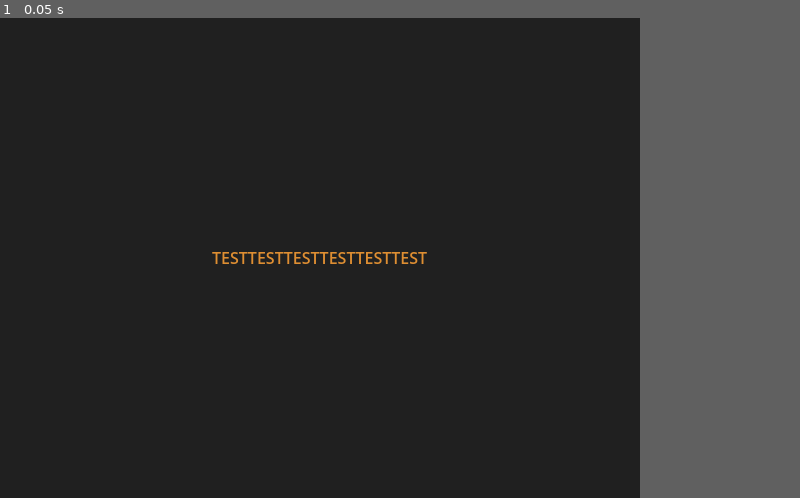
Above: before the commit, frame 1.
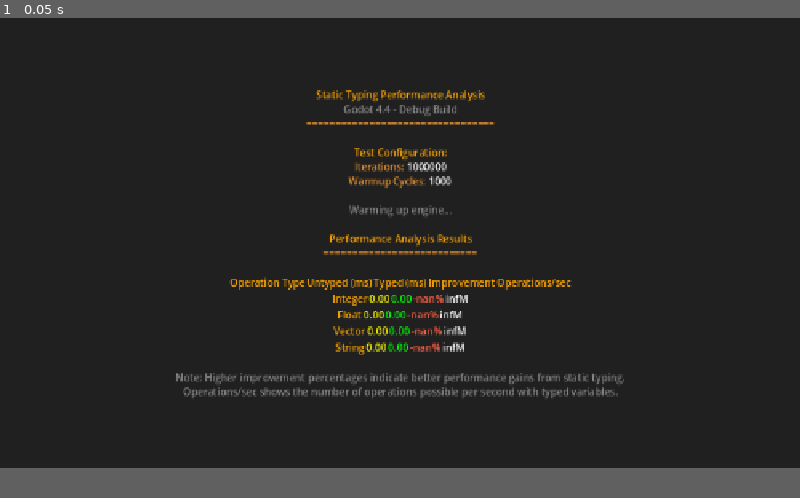
Above: after the commit, the same moment.

Repository: Lost-Rabbit-Digital/static_type_performance_example
Game: Godot game, scene res://main.tscn
Two runs of this game, one before a commit and one after it. Both use one fixed random seed, a clock stepped at 60 frames per second and the inputs below.
Inputs:
- Up to frame 1 (0.05 s): no input
In our replay, the window is 640x480 before the commit and 800x450 after it. These sizes can differ from the game's own. Grey fills any space a smaller window leaves; there, only what the larger window draws over its background counts as a difference.

The runs differ from the first frame. In frame 1, 3.9% of the frame differs, in the area x 22-78%, y 15-80%.

Commit message:
Adding the performance tests

Diff:
--- /dev/null
+++ b/static_type_godot_example/main.gd
@@ -0,0 +1,201 @@
+extends Control
+
+@onready var rich_text_label: RichTextLabel = %RichTextLabel
+
+const ITERATIONS: int = 1_000_000
+const WARMUP_ITERATIONS: int = 1_000
+
+# Test variables
+var untyped_int = 0
+var typed_int: int = 0
+var untyped_float = 0.0
+var typed_float: float = 0.0
+var untyped_vector = Vector2.ZERO
+var typed_vector: Vector2 = Vector2.ZERO
+var untyped_string = ""
+var typed_string: String = ""
+
+var results: Dictionary = {}
+
+func _ready() -> void:
+	rich_text_label.clear()
+	_print_header()
+
+	_warmup()
+	_run_all_tests()
+	_print_results()
+
+func _print_header() -> void:
+	rich_text_label.append_text("[center][color=#FFA500]Static Typing Performance Analysis[/color]\n")
+	rich_text_label.append_text("[color=#888888]Godot 4.4 - Debug Build[/color]\n")
+	rich_text_label.append_text("=================================\n\n")
+	rich_text_label.append_text("[color=#FFA500]Test Configuration:[/color]\n")
+	rich_text_label.append_text("Iterations: [color=#FFFFFF]{0}[/color]\n".format([ITERATIONS]))
+	rich_text_label.append_text("Warmup Cycles: [color=#FFFFFF]{0}[/color]\n\n".format([WARMUP_ITERATIONS]))
+
+func _warmup() -> void:
+	rich_text_label.append_text("[color=#888888]Warming up engine...[/color]\n\n")
+	for i in WARMUP_ITERATIONS:
+		var temp = 0
+		temp += 1
+
+func _run_all_tests() -> void:
+	_test_integer_operations()
+	_test_float_operations()
+	_test_vector_operations()
+	_test_string_operations()
+
+func _time_function(test_func: Callable) -> float:
+	var start_time = Time.get_ticks_msec()
+	test_func.call()
+	var end_time = Time.get_ticks_msec()
+	return end_time - start_time
+
+func _get_performance_color(improvement: float) -> String:
+	if improvement >= 30.0:
+		return "#00FF00" # Bright green for excellent
+	elif improvement >= 20.0:
+		return "#90EE90" # Light green for good
+	elif improvement >= 10.0:
+		return "#FFD700" # Gold for moderate
+	elif improvement >= 5.0:
+		return "#FFA500" # Orange for minor
+	else:
+		return "#FF6347" # Tomato for minimal
+
+func _print_column_headers() -> void:
+	rich_text_label.append_text("[table=5]")
+	rich_text_label.append_text("[cell][color=#FFA500]Operation Type[/color][/cell]")
+	rich_text_label.append_text("[cell][color=#FFA500]Untyped (ms)[/color][/cell]")
+	rich_text_label.append_text("[cell][color=#FFA500]Typed (ms)[/color][/cell]")
+	rich_text_label.append_text("[cell][color=#FFA500]Improvement[/color][/cell]")
+	rich_text_label.append_text("[cell][color=#FFA500]Operations/sec[/color][/cell]")
+	rich_text_label.append_text("[/table]\n")
+
+func _format_ops_per_second(time_ms: float) -> String:
+	var ops_per_sec = ITERATIONS / (time_ms / 1000.0)
+	if ops_per_sec >= 1_000_000:
+		return "%.2fM" % (ops_per_sec / 1_000_000)
+	elif ops_per_sec >= 1_000:
+		return "%.2fK" % (ops_per_sec / 1_000)
+	else:
+		return "%.2f" % ops_per_sec
+
+func _test_integer_operations() -> void:
+	# Test implementation remains the same
+	var untyped_time = _time_function(func():
+		for i in ITERATIONS:
+			untyped_int += 1
+			untyped_int *= 2
+			untyped_int /= 2
+	)
+
+	var typed_time = _time_function(func():
+		for i in ITERATIONS:
+			typed_int += 1
+			typed_int *= 2
+			typed_int /= 2
+	)
+
+	results["integer"] = {
+		"untyped": untyped_time,
+		"typed": typed_time,
+		"improvement": ((untyped_time - typed_time) / untyped_time) * 100,
+		"ops_per_sec_typed": _format_ops_per_second(typed_time)
+	}
+
+
+func _test_float_operations() -> void:
+	var untyped_time = _time_function(func():
+		for i in ITERATIONS:
+			untyped_float += 1.5
+			untyped_float *= 1.5
+			untyped_float /= 1.5
+	)
+
+	var typed_time = _time_function(func():
+		for i in ITERATIONS:
+			typed_float += 1.5
+			typed_float *= 1.5
+			typed_float /= 1.5
+	)
+
+	results["float"] = {
+		"untyped": untyped_time,
+		"typed": typed_time,
+		"improvement": ((untyped_time - typed_time) / untyped_time) * 100,
+		"ops_per_sec_typed": _format_ops_per_second(typed_time)
+	}
+
+func _test_vector_operations() -> void:
+	var untyped_time = _time_function(func():
+		for i in ITERATIONS:
+			untyped_vector += Vector2.ONE
+			untyped_vector *= 1.5
+			untyped_vector = untyped_vector.normalized()
+			var _dist = untyped_vector.distance_to(Vector2.ZERO)
+	)
+
+	var typed_time = _time_function(func():
+		for i in ITERATIONS:
+			typed_vector += Vector2.ONE
+			typed_vector *= 1.5
+			typed_vector = typed_vector.normalized()
+			var _dist = typed_vector.distance_to(Vector2.ZERO)
+	)
+
+	results["vector"] = {
+		"untyped": untyped_time,
+		"typed": typed_time,
+		"improvement": ((untyped_time - typed_time) / untyped_time) * 100,
+		"ops_per_sec_typed": _format_ops_per_second(typed_time)
+	}
+
+func _test_string_operations() -> void:
+	var untyped_time = _time_function(func():
+		for i in ITERATIONS:
+			untyped_string = "test"
+			untyped_string += "_suffix"
+			untyped_string = untyped_string.substr(0, 4)
+	)
+
+	var typed_time = _time_function(func():
+		for i in ITERATIONS:
+			typed_string = "test"
+			typed_string += "_suffix"
+			typed_string = typed_string.substr(0, 4)
+	)
+
+	results["string"] = {
+		"untyped": untyped_time,
+		"typed": typed_time,
+		"improvement": ((untyped_time - typed_time) / untyped_time) * 100,
+		"ops_per_sec_typed": _format_ops_per_second(typed_time)
+	}
+
+func _print_results() -> void:
+	rich_text_label.append_text("[color=#FFA500]Performance Analysis Results[/color]\n")
+	rich_text_label.append_text("===========================\n\n")
+
+	_print_column_headers()
+
+	for test_name in results:
+		var test = results[test_name]
+		var improvement = test.improvement
+		var perf_color = _get_performance_color(improvement)
+
+		rich_text_label.append_text("[table=5]")
+		# Operation type
+		rich_text_label.append_text("[cell][color=#FFA500]{0}[/color][/cell]".format([test_name.capitalize()]))
+		# Untyped time
+		rich_text_label.append_text("[cell][color=yellow]%.2f[/color][/cell]" % test.untyped)
+		# Typed time
+		rich_text_label.append_text("[cell][color=#00FF00]%.2f[/color][/cell]" % test.typed)
+		# Improvement percentage with color
+		rich_text_label.append_text("[cell][color={0}]%.2f%%[/color][/cell]".format([perf_color]) % improvement)
+		# Operations per second
+		rich_text_label.append_text("[cell][color=#FFFFFF]{0}[/color][/cell]".format([test.ops_per_sec_typed]))
+		rich_text_label.append_text("[/table]\n")
+
+	rich_text_label.append_text("\n[color=#888888]Note: Higher improvement percentages indicate better performance gains from static typing.[/color]\n")
+	rich_text_label.append_text("[color=#888888]Operations/sec shows the number of operations possible per second with typed variables.[/color]")
--- a/static_type_godot_example/main.tscn
+++ b/static_type_godot_example/main.tscn
@@ -1,4 +1,6 @@
-[gd_scene format=3 uid="uid://by85xsaayserk"]
+[gd_scene load_steps=2 format=3 uid="uid://by85xsaayserk"]
+
+[ext_resource type="Script" uid="uid://i8laqpihad3j" path="res://main.gd" id="1_ig7tw"]
 
 [node name="Main" type="Control"]
 layout_mode = 3
@@ -9,6 +11,7 @@
 grow_vertical = 2
 size_flags_horizontal = 3
 size_flags_vertical = 3
+script = ExtResource("1_ig7tw")
 
 [node name="MarginContainer" type="MarginContainer" parent="."]
 layout_mode = 1
@@ -19,6 +22,7 @@
 grow_vertical = 2
 
 [node name="RichTextLabel" type="RichTextLabel" parent="MarginContainer"]
+unique_name_in_owner = true
 layout_mode = 2
 theme_override_colors/default_color = Color(0.870588, 0.556863, 0.196078, 1)
 theme_override_colors/font_selected_color = Color(0.87451, 0.631373, 0.341176, 1)
--- a/static_type_godot_example/project.godot
+++ b/static_type_godot_example/project.godot
@@ -18,8 +18,8 @@
 
 [display]
 
-window/size/viewport_width=640
-window/size/viewport_height=480
+window/size/viewport_width=1280
+window/size/viewport_height=720
 window/stretch/mode="canvas_items"
 
 [rendering]
Not shown, added: static_type_godot_example/main.gd.uid
